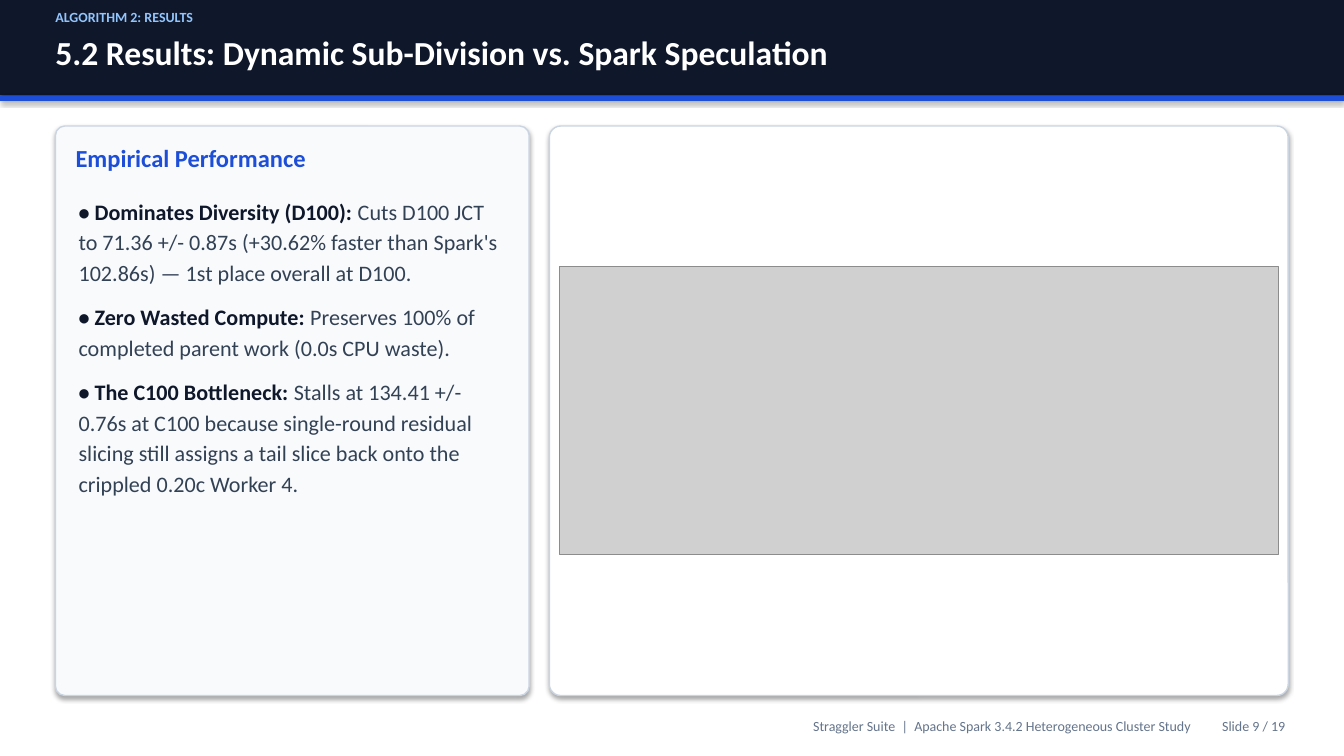
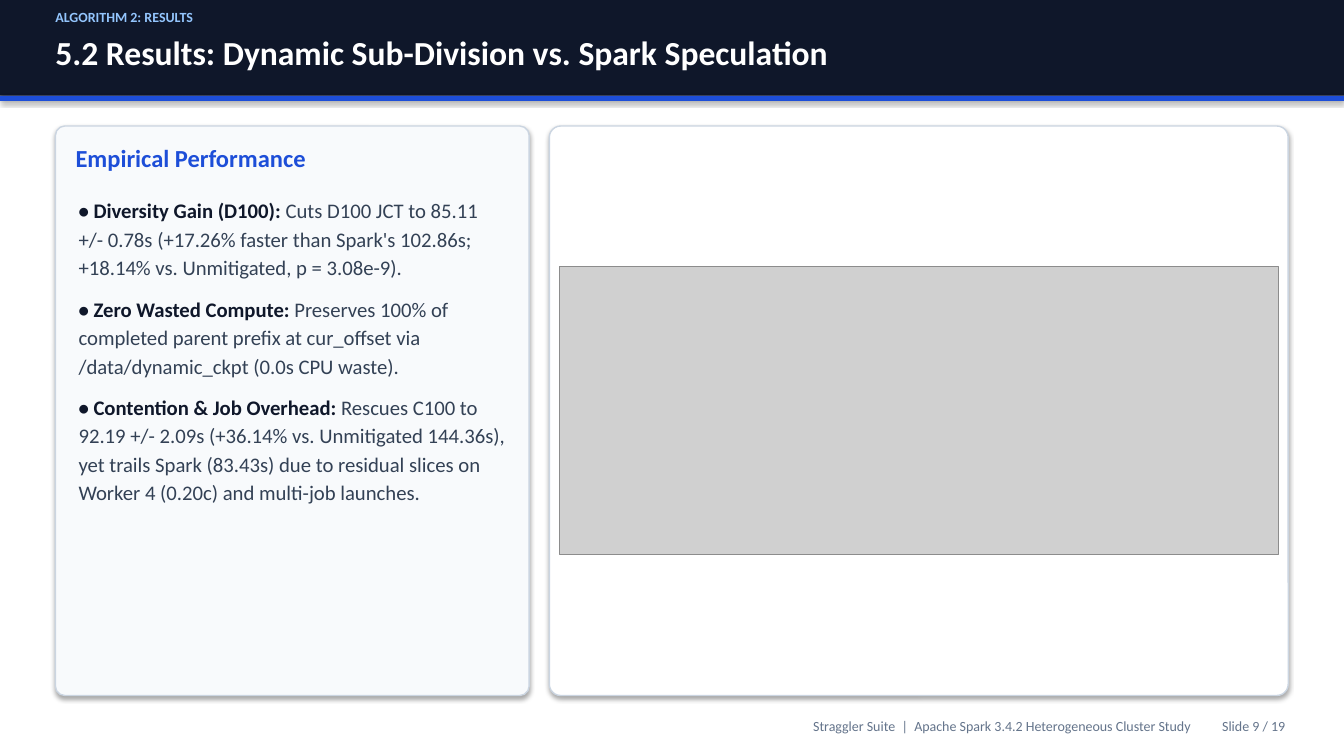
Before and after one commit to Gokulchinna/straggler-suite, a slide deck: slide 9 of Straggler_Suite_Presentation.pptx. Drawn at 1344x756 pixels with LibreOffice and Linux fonts; fonts in the diff are those of the drawing; grey boxes stand for pictures. Boxes give left, top, right and bottom in pixels: in the first picture for what was removed or moved away, otherwise in the second. Text is boxed around its words. In the diff, an @@ line names an element or a change of style, - is before the commit and + after.

```diff
--- a/Straggler_Suite_Presentation.pptx
+++ b/Straggler_Suite_Presentation.pptx
@@ text at (x1=79, y1=203, x2=505, y2=504): text changed; size 15.8 to 14.8 pt @@
-• Dominates Diversity (D100): Cuts D100 JCT to 71.36 +/- 0.87s (+30.62% faster than Spark's 102.86s) — 1st place overall at D100.
-• Zero Wasted Compute: Preserves 100% of completed parent work (0.0s CPU waste).
-• The C100 Bottleneck: Stalls at 134.41 +/- 0.76s at C100 because single-round residual slicing still assigns a tail slice back onto the crippled 0.20c Worker 4.
+• Diversity Gain (D100): Cuts D100 JCT to 85.11 +/- 0.78s (+17.26% faster than Spark's 102.86s; +18.14% vs. Unmitigated, p = 3.08e-9).
+• Zero Wasted Compute: Preserves 100% of completed parent prefix at cur_offset via /data/dynamic_ckpt (0.0s CPU waste).
+• Contention & Job Overhead: Rescues C100 to 92.19 +/- 2.09s (+36.14% vs. Unmitigated 144.36s), yet trails Spark (83.43s) due to residual slices on Worker 4 (0.20c) and multi-job launches.
```
Also in this commit, not shown: 3 other slides changed, 3 other files.
